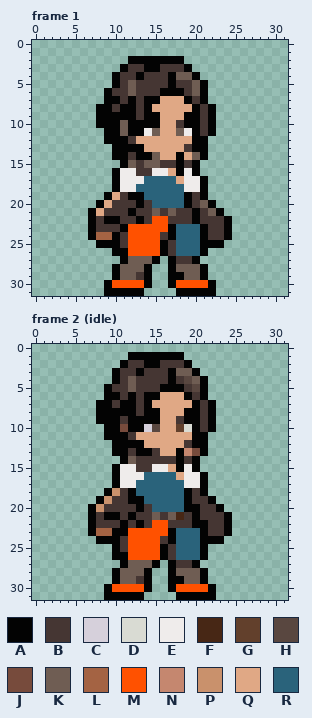
One commit to this pixel-art file: game/public/assets/characters/erda.ase. Above: the version before the commit.
32x32 pixels, 22 frames. Colours within 5 levels of each other are drawn and written as one. Shown: frame 1, frame 2 (idle). The commit also changed other frames, which this record leaves out.
Palette (. is transparent): A #030303  B #453633  C #d6d0db  D #d9dbd3  E #efeceb  F #472715  G #62402c  H #594740  J #774b3c  K #6f5d53  L #a46343  M #ff5100  N #c5876f  P #c9916c  Q #e0a885  R #2a637b
Pixels before, frame 1, first column x 7:
 2 .....AAAAAAA......
 3 ....ABBAABBBA.....
 4 ...ABBABBBAKKA....
 5 ...ABKBBBBABBKA...
 6 ..ABBKBBBAAABKA...
 7 ..AABABAAQQQABA...
 8 .AABAABAQQQQQABA..
 9 .AAAAABAAQQQAABA..
10 .AAAKAAAAQQBAABA..
11 ..AAKAAEKQQKEABA..
12 ..AAABQQQQQQQAA...
13 ...AAAAQQQQQBAA...
14 ...AABAAKQQAQKA...
15 ....AKBKKBBABA....
16 ...AEEBBEEQAEA....
17 ...AEEERRRRQEEA...
18 ...AEERRRRRREEA...
19 ..AQBAARRRRRABA...
20 .AQBBBABRRRRABKA..
21 AQBBBABBKBKBBABKA.
22 ABAABBABMMBBBABBBA
23 ABBBAMMMMMARRRABBA
24 ALLABMMMMBARRRABBA
25 .AAABMMMMABRRRAAA.
26 ...AAMMMMABRRRA...
27 ....AKKKA.ABBA....
28 ...AKKKA..AKKKA...
29 ...AKKBA..AAKKA...
30 ..AMMMMA..AMMMMA..
31 ..AAAAA....AAAAA..
Pixels before, frame 2 (idle), first column x 7:
 1 .....AAAAAAA......
 2 ....ABBAABBBA.....
 3 ...ABBABBBAKKA....
 4 ...ABKBBBBABHKA...
 5 ..ABBKBBBAAABHA...
 6 ..AABABAAQQQABA...
 7 .AABAABAQQQQQABA..
 8 .AAAAABAAQQQAABA..
 9 .AAABAAAAQQBAABA..
10 ..AAJAACHQQGDABA..
11 ..AAABQQQQQQQAA...
12 ...AAAAQQQQQBAA...
13 ...AABAABQQANJA...
14 ....AKBBBBBABA....
15 ...AEEBBEEQAEA....
16 ...AEEERRRRQEEA...
17 ...AEERRRRRREEA...
18 ..APBARRRRRRABA...
19 .APBBAARRRRRABBA..
20 APBBBBABRRRRAABBA.
21 ABAABABBKBKFBABBBA
22 ABBBABABMMBBBAABBA
23 ALLAAMMMMMARRRABBA
24 .AAABMMMMBARRRAAA.
25 ...ABMMMMABRRRA...
26 ...AAMMMMABRRRA...
27 ....AKKKA.ABBA....
28 ...AKKKA..AKKKA...
29 ...AKKBA..AAKKA...
30 ..AMMMMA..AMMMMA..
31 ..AAAAA....AAAAA..
And afterwards:
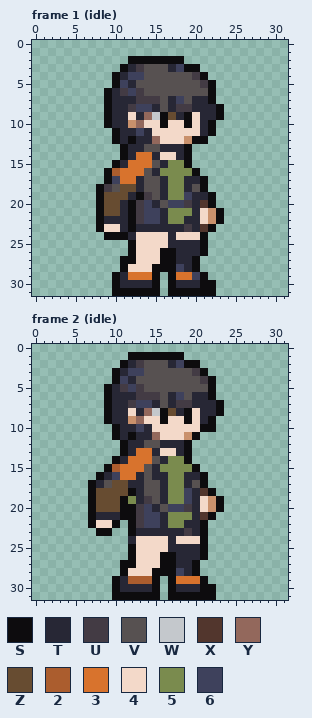
Colours new in this view: S #0d0c0e  T #272735  U #433b44  V #575151  W #c4c8cc  X #52362d  Y #93685c  Z #674c31  2 #ab5d2e  3 #d8732d  4 #f3d9c9  5 #7a8b4e  6 #3e415c
The edit:
Changed rows in their new state; - is an unchanged pixel.
Frame 1 (idle), layer "Layer 1":
first column x 7:
 2 -----SSSSSSS------
 3 ----STUVVVT6SS----
 4 ---ST66VVVVVVUS---
 5 ---S6TVVVVVVVVUS--
 6 --STU6UVVVVVVVVS--
 7 --STTTUUUVT6VTTS--
 8 -.STTU66TVTUUTTTS-
 9 -.STT4TYWSZTS4TTS-
10 -.STTPY44S44S4TS--
11 --.STT6T444444TS--
12 --.STSTTY444PSS---
13 ---.STTVVTTTS..---
14 ---.ST33T44TS..---
15 ---ST333VT55S.----
16 --S2333VT5555S----
17 --S633TVVT55TTS---
18 -SUVZZTVVT55TVS---
19 -SZZZTSUVT556TTS--
20 -SZZTSU6TV66UTXS--
21 .SZZTSU66T555T4PS-
22 .STTTSU66T55TT4PS.
23 .S44TSTTTTTTUTXS..
24 ..SSST4444T444S...
25 -....S4444TTTTS..-
26 ---..S444SSTTTS---
27 ----SS444SSTTS----
28 ---.S444SSS6TS.---
29 ---ST333S-S336S---
30 --.STTTTS-STTTSS--
31 --.SSSSSS-SSSSSS--
Frame 2 (idle), layer "Layer 1":
first column x 7:
 1 -----SSSSSSS------
 2 ----STUVVVT6SS----
 3 ---ST66VVVVVVUS---
 4 ---S6TVVVVVVVVUS--
 5 --STU6UVVVVVVVVS--
 6 --STTTUUUVT6VTTS--
 7 -.STTU66TVTUUTTTS-
 8 -.STT4TYWSZTS4TTS-
 9 -.STTPY44S44S4TS--
10 --.STT6T444444SS--
11 --.STSTTY444PS.---
12 ---.STTVVTTTS..---
13 ---.ST33T44TS..---
14 ---ST333VT55S.----
15 --S2333VT5555S----
16 -ST633TVTT55TTS---
17 STVZZTTVVT55TVS---
18 SZZZZSTVVT556TXS--
19 SZZZS5TUVT556T4PS-
20 SZZZSSU6TV66UT4PS-
21 STTTSSU66T555TXS..
22 S44S.SU66T55TTS...
23 .SS..STTTTTTUTS...
24 -....T4444T444S..-
25 ---..S4444TTTTS---
26 ---..S444SSTTTS---
27 ----SS444SSTTS----
28 ---.S444SSS6TS.---
29 ---ST222S-S333S---
30 --.STTTTS-STTTSS--
31 --.SSSSSS-SSSSSS--
Where, in picture pixels (left, top, right, bottom), the same in both pictures:
changed: (88, 56, 232, 296)
changed: (88, 352, 232, 600)
